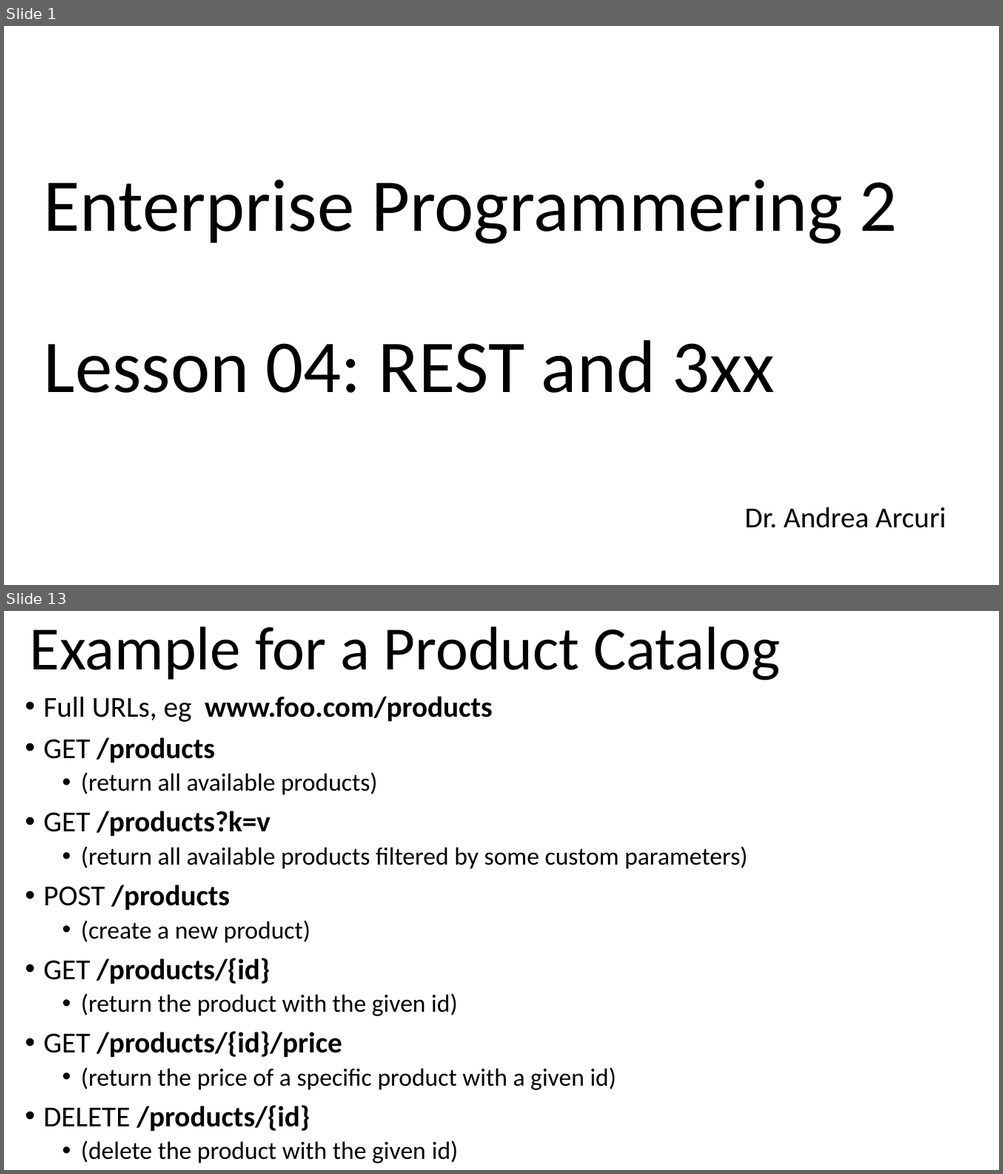
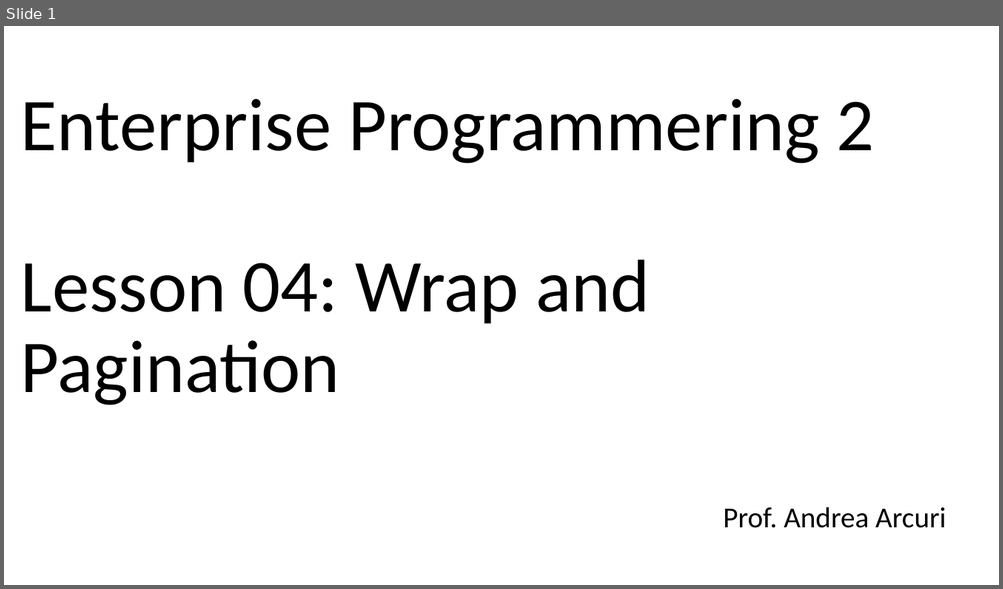
Before and after one commit to arcuri82/testing_security_development_enterprise_systems, a slide deck: doc/advanced/slides/lesson_04.pptx. Shown one above the other, each under a label of ours: slides 1 and 13 before the commit, slide 1 after it; the slides between them are not shown. The pictures are 1003x1174 and 1003x589 pixels, drawn with LibreOffice and Linux fonts; fonts in the diff are those of the drawing. Boxes give left, top, right and bottom in pixels: in the first picture for what was removed or moved away, otherwise in the second. Text is boxed around its words. In the diff, an @@ line names an element or a change of style, - is before the commit and + after.

```diff
--- a/doc/advanced/slides/lesson_04.pptx
+++ b/doc/advanced/slides/lesson_04.pptx
@@ slide 13 removed at [4,611,999,1170], background #FFFFFF @@
@@ title removed at [30,627,780,681] @@
-Example for a Product Catalog
@@ text removed at [43,696,747,1164] @@
-• Full URLs, eg www.foo.com/products
-• GET /products
-  • (return all available products)
-• GET /products?k=v
-  • (return all available products filtered by some custom parameters)
-• POST /products
-  • (create a new product)
-• GET /products/{id}
-  • (return the product with the given id)
-• GET /products/{id}/price
-  • (return the price of a specific product with a given id)
-• DELETE /products/{id}
-  • (delete the product with the given id)
@@ slide 1 changed as well @@
@@ title at [21,99,874,406]: text changed @@
-Enterprise Programmering 2
-Lesson 04: REST and 3xx
+Enterprise Programmering 2
+Lesson 04: Wrap and Pagination
@@ subtitle at [723,507,945,528]: text changed @@
-Dr. Andrea Arcuri
+Prof. Andrea Arcuri
```
Also in this commit, not shown: 5 other slides changed, 17 slides added, 30 other slides removed, 17 other files.
